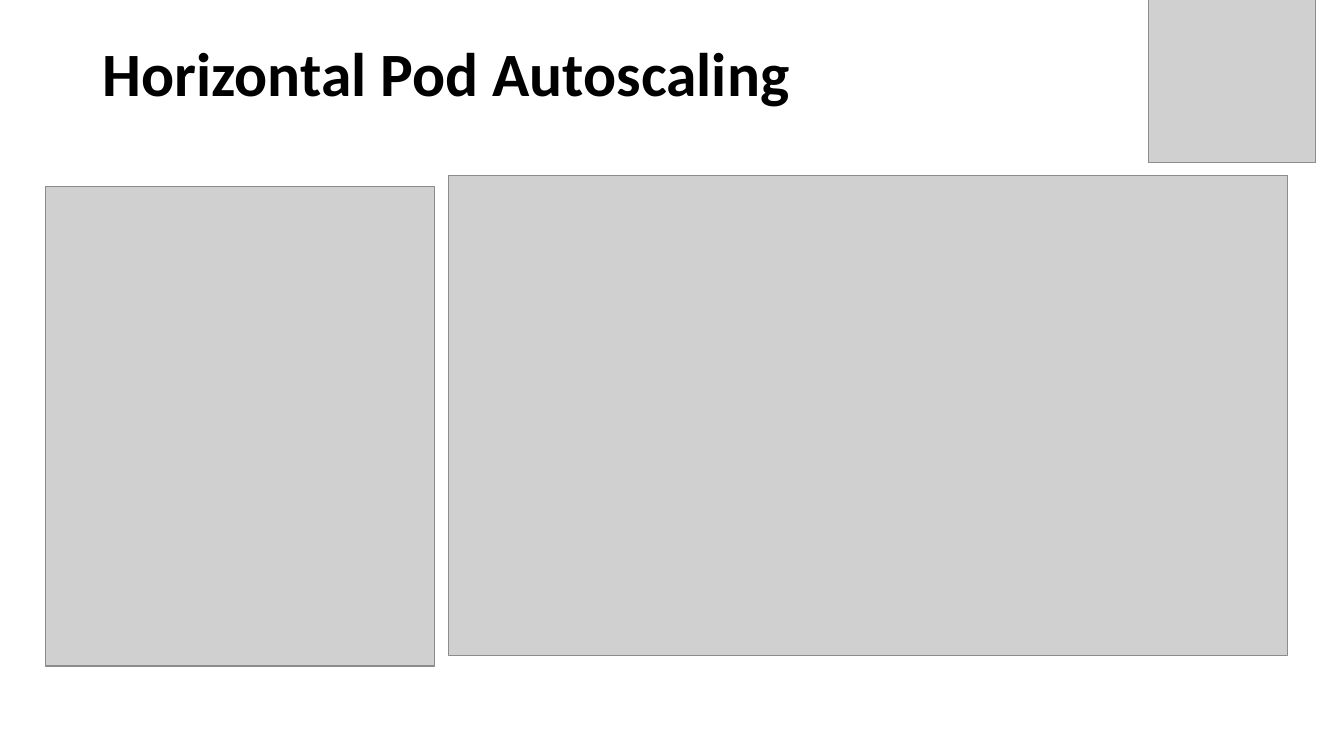
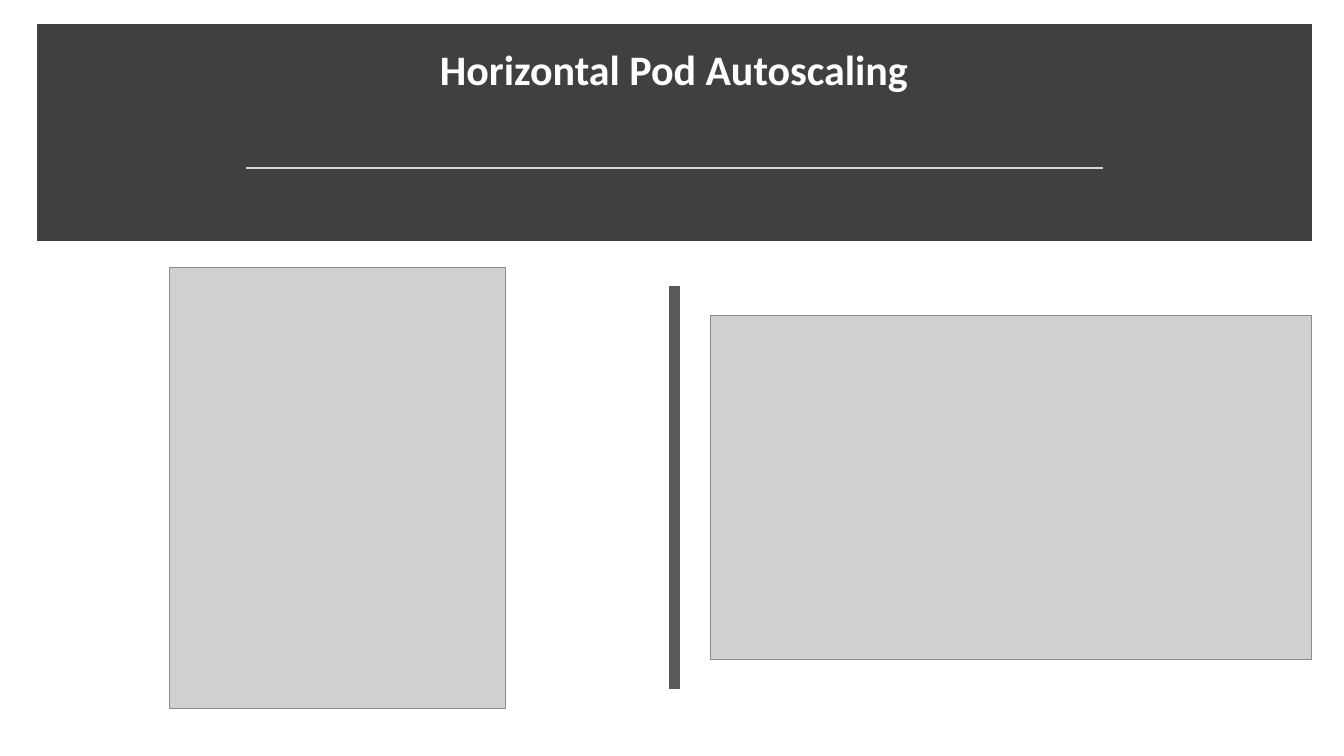
Before and after one commit to MohanRamadoss/kubernetes, a slide deck: slide 3 of 19-HPA/HPA.pptx (slide 2 before the commit). Drawn at 1344x756 pixels with LibreOffice and Linux fonts; fonts in the diff are those of the drawing; grey boxes stand for pictures. Boxes give left, top, right and bottom in pixels: in the first picture for what was removed or moved away, otherwise in the second. Text is boxed around its words. In the diff, an @@ line names an element or a change of style, - is before the commit and + after.

```diff
--- a/19-HPA/HPA.pptx
+++ b/19-HPA/HPA.pptx
@@ picture removed at (1148, 0, 1315, 162) @@
@@ rectangle added at (43, 31, 1305, 235), fill #404040, outline #404040 10 pt @@
@@ title "Horizontal Pod Autoscaling": place and size @@
-title "Horizontal Pod Autoscaling" at (102, 52, 789, 107)
+title "Horizontal Pod Autoscaling" at (440, 55, 908, 92)
@@ title "Horizontal Pod Autoscaling" at (440, 55, 908, 92): size 44 to 30 pt, text colour #000000 to #FFFFFF; alignment left to centre; vertical alignment middle to bottom @@
@@ line added from (246, 167) to (1103, 167), #D9D9D9 1.75 pt @@
@@ picture: place and size @@
-picture at (45, 187, 435, 666)
+picture at (169, 267, 505, 708)
@@ line added from (675, 286) to (675, 690), #595959 8 pt @@
@@ picture: place and size @@
-picture at (449, 175, 1288, 655)
+picture at (711, 316, 1313, 660)
```
Also in this commit, not shown: 1 other slide changed, 1 slide added, 11 other files.
